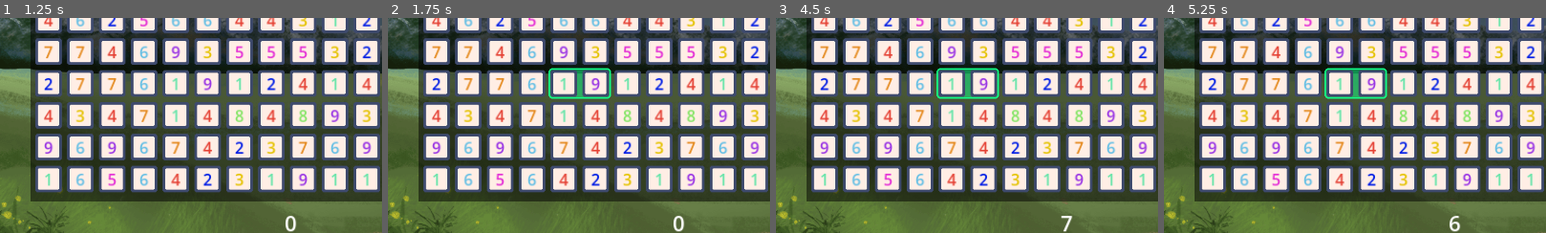
Above: before the commit, frames 1-4 (left to right).
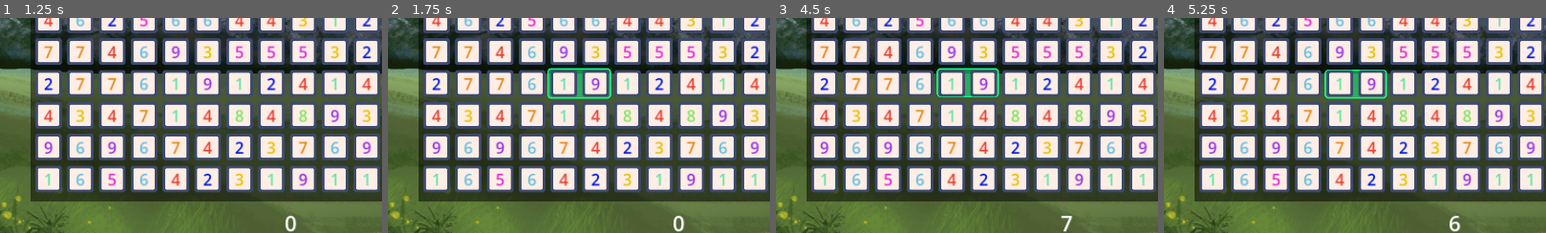
Above: after the commit, the same moments.

Repository: Yngwarr/tens
Game: Godot game, scene res://scenes/MainMenu.tscn
Same seed, same stepped clock (60 frames per second), same inputs: the game is played once before the commit and once after it.
Inputs (mouse positions are % of the whole screen's width and height, from its top left):
- Up to frame 1 (1.25 s): click "Start" at 0.5 s
- Up to frame 2 (1.75 s): click (91, 49) at 1.25 s
- Up to frame 3 (4.5 s): click (91, 49) at 2 s; click (91, 49) at 2.75 s; tap Enter at 3.5 s; move the mouse to (18, 12) at 3.52 s; click (18, 12) at 3.67 s; tap Space at 4.25 s; move the mouse to (22, 12) at 4.27 s; click (22, 12) at 4.42 s
- Up to frame 4 (5.25 s): tap Enter at 5 s; move the mouse to (27, 12) at 5.02 s; click (27, 12) at 5.17 s
The pictures show only the part of the screen within x 12-62%, y 49-99%; the shares and areas given below are measured in that part.

Frame 1 is identical in both runs. In frame 2, 0.1% of the frame differs, in the area x 41-59%, y 23-38%; in frame 3, 0.2%, in the area x 42-59%, y 35-38%; in frame 4, 0.2%.

Commit message:
animated hint size

Diff:
--- a/project.godot
+++ b/project.godot
@@ -31,6 +31,11 @@
 , Object(InputEventJoypadButton,"resource_local_to_scene":false,"resource_name":"","device":-1,"button_index":6,"pressure":0.0,"pressed":false,"script":null)
 ]
 }
+game_hint={
+"deadzone": 0.5,
+"events": [Object(InputEventKey,"resource_local_to_scene":false,"resource_name":"","device":-1,"window_id":0,"alt_pressed":false,"shift_pressed":false,"ctrl_pressed":false,"meta_pressed":false,"pressed":false,"keycode":0,"physical_keycode":72,"key_label":0,"unicode":104,"echo":false,"script":null)
+]
+}
 
 [layer_names]
 
--- a/scenes/Game.tscn
+++ b/scenes/Game.tscn
@@ -19,6 +19,13 @@
 [ext_resource type="PackedScene" uid="uid://bbmiblmihgxla" path="res://scenes/Hint.tscn" id="10_ra2ve"]
 [ext_resource type="Script" path="res://src/Solver.gd" id="12_ntxpy"]
 
+[sub_resource type="InputEventAction" id="InputEventAction_g214j"]
+action = &"game_hint"
+pressed = true
+
+[sub_resource type="Shortcut" id="Shortcut_uxviy"]
+events = [SubResource("InputEventAction_g214j")]
+
 [sub_resource type="ShaderMaterial" id="ShaderMaterial_v63bu"]
 shader = ExtResource("3_tg1ur")
 shader_parameter/directions = 32.0
@@ -83,6 +90,8 @@
 offset_bottom = 26.0
 grow_horizontal = 0
 grow_vertical = 2
+keep_pressed_outside = true
+shortcut = SubResource("Shortcut_uxviy")
 texture_normal = ExtResource("3_c6kah")
 texture_pressed = ExtResource("4_3pnvk")
 texture_hover = ExtResource("5_tffks")
--- a/src/Game.gd
+++ b/src/Game.gd
@@ -53,6 +53,8 @@
 func show_hint() -> void:
 	if not solver.next_hint:
 		return
+	if hint.visible:
+		return
 
 	hint.appear(solver.next_hint)
 
--- a/src/Hint.gd
+++ b/src/Hint.gd
@@ -1,5 +1,7 @@
 class_name Hint
 extends Panel
+
+enum TweenDir { LEFT, RIGHT, UP, DOWN }
 
 func appear(hint: Vector4) -> void:
     var x := hint.x - Game.CELL_SIZE / 2.
@@ -8,8 +10,26 @@
     var h := hint.w + Game.CELL_SIZE / 2. - y
     var rect := Rect2(x, y, w, h)
 
-    size = rect.size
-    position = rect.position
+    var direction: TweenDir = [TweenDir.LEFT, TweenDir.RIGHT, TweenDir.UP, TweenDir.DOWN].pick_random()
+
+    match direction:
+        TweenDir.LEFT:
+            size = Vector2(0, rect.size.y)
+            position = Vector2(rect.position.x + rect.size.x, rect.position.y)
+        TweenDir.RIGHT:
+            size = Vector2(0, rect.size.y)
+            position = rect.position
+        TweenDir.UP:
+            size = Vector2(rect.size.x, 0)
+            position = Vector2(rect.position.x, rect.position.y + rect.size.y)
+        TweenDir.DOWN:
+            size = Vector2(rect.size.x, 0)
+            position = rect.position
+
+    var tween := create_tween().set_ease(Tween.EASE_OUT).set_trans(Tween.TRANS_BACK)
+    tween.tween_property(self, "size", rect.size, .5)
+    tween.set_parallel(true)
+    tween.tween_property(self, "position", rect.position, .5)
 
     show()
 
--- a/src/Solver.gd
+++ b/src/Solver.gd
@@ -36,7 +36,6 @@
 		none_left.emit()
 	else:
 		next_hint = optimize_hint(hints.pick_random())
-		print("next_hint ", next_hint)
 
 # x,y -> z,y
 #         |
@@ -49,7 +48,6 @@
 	var w := hint.w
 
 	while true:
-		print("hint %s %s %s %s -> %s" % [x, y, z, w, rect_sum(x, y, z, y)])
 		if rect_sum(x, y, z, y) == 0:
 			y += 1
 			continue
Not shown: 1 places in scenes/Game.tscn that only renumber resources
Not shown, changed: TODO.md
